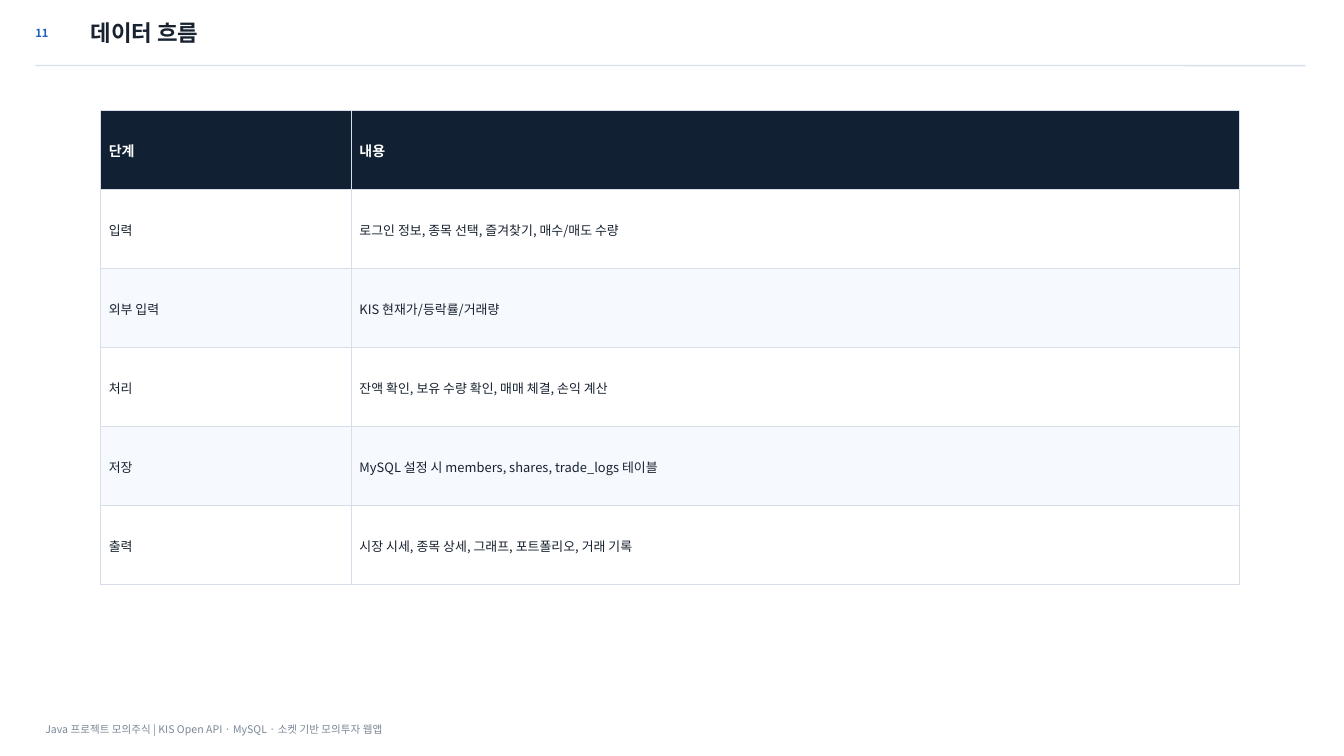
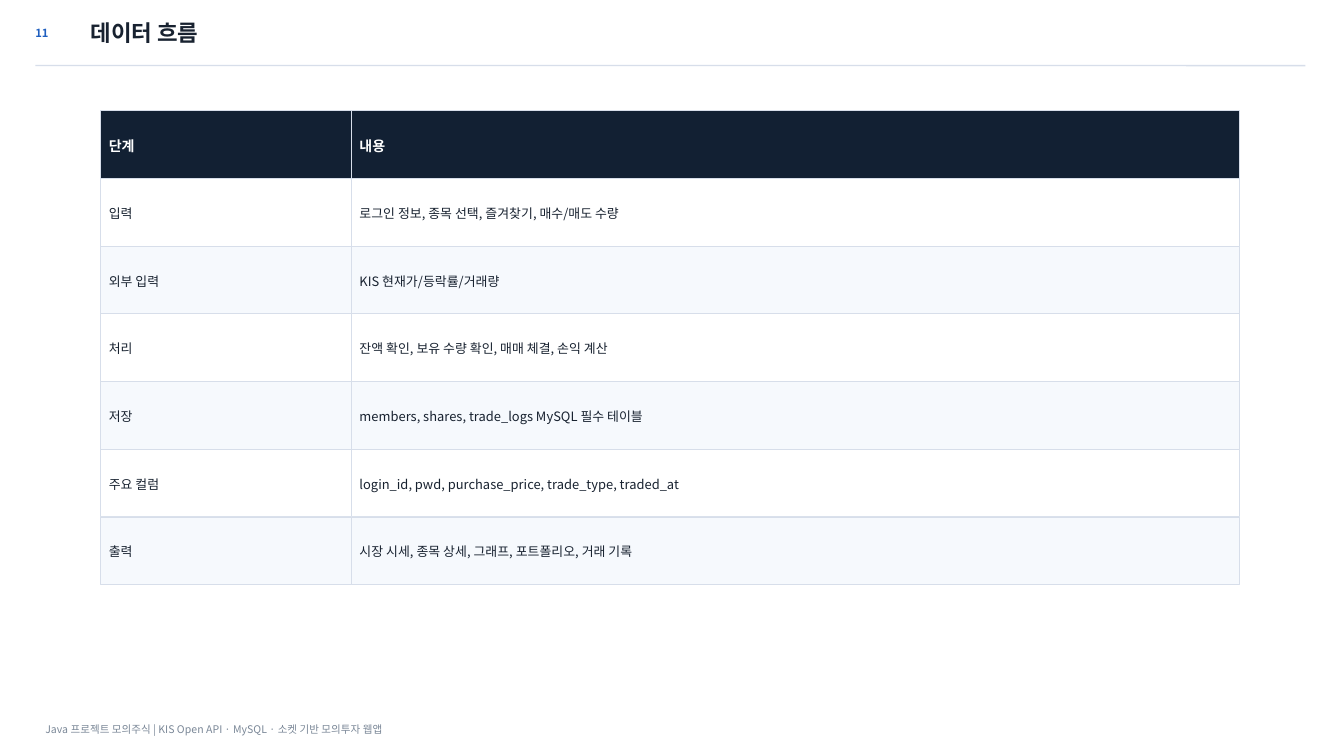
Before and after one commit to osangmin51-spec/javaproject, a slide deck: slide 11 of deliverables/Java_모의주식투자_발표자료_최종정합본.pptx. Drawn at 1344x756 pixels with LibreOffice and Linux fonts; fonts in the diff are those of the drawing. Boxes give left, top, right and bottom in pixels: in the first picture for what was removed or moved away, otherwise in the second. Text is boxed around its words. In the diff, an @@ line names an element or a change of style, - is before the commit and + after.

```diff
--- a/deliverables/Java_모의주식투자_발표자료_최종정합본.pptx
+++ b/deliverables/Java_모의주식투자_발표자료_최종정합본.pptx
@@ rectangle: place and size @@
-rectangle at (101, 111, 352, 190)
+rectangle at (101, 111, 352, 178)
@@ text "단계": place and size @@
-text "단계" at (109, 144, 135, 158)
+text "단계" at (109, 139, 135, 153)
@@ rectangle: place and size @@
-rectangle at (352, 111, 1240, 190)
+rectangle at (352, 111, 1240, 178)
@@ text "내용": place and size @@
-text "내용" at (359, 144, 385, 158)
+text "내용" at (359, 139, 385, 153)
@@ rectangle: place and size @@
-rectangle at (101, 190, 352, 268)
+rectangle at (101, 178, 352, 246)
@@ rectangle: place and size @@
-rectangle at (352, 190, 1240, 268)
+rectangle at (352, 178, 1240, 246)
@@ text "입력": place and size @@
-text "입력" at (109, 224, 133, 236)
+text "입력" at (109, 207, 133, 219)
@@ text "로그인 정보, 종목 선택, 즐겨찾기, ...": place and size @@
-text "로그인 정보, 종목 선택, 즐겨찾기, ..." at (359, 224, 619, 237)
+text "로그인 정보, 종목 선택, 즐겨찾기, ..." at (359, 207, 619, 220)
@@ rectangle: place and size @@
-rectangle at (101, 269, 352, 348)
+rectangle at (101, 246, 352, 314)
@@ text "외부 입력": place and size @@
-text "외부 입력" at (109, 303, 159, 315)
+text "외부 입력" at (109, 275, 159, 287)
@@ rectangle: place and size @@
-rectangle at (352, 269, 1240, 348)
+rectangle at (352, 246, 1240, 314)
@@ text "KIS 현재가/등락률/거래량": place and size @@
-text "KIS 현재가/등락률/거래량" at (359, 303, 499, 317)
+text "KIS 현재가/등락률/거래량" at (359, 275, 499, 289)
@@ rectangle: place and size @@
-rectangle at (101, 348, 352, 426)
+rectangle at (101, 314, 352, 381)
@@ text "처리": place and size @@
-text "처리" at (109, 382, 133, 394)
+text "처리" at (109, 342, 133, 354)
@@ rectangle: place and size @@
-rectangle at (352, 348, 1240, 426)
+rectangle at (352, 314, 1240, 381)
@@ text "잔액 확인, 보유 수량 확인, ...": place and size @@
-text "잔액 확인, 보유 수량 확인, ..." at (359, 382, 608, 395)
+text "잔액 확인, 보유 수량 확인, ..." at (359, 342, 608, 355)
@@ rectangle: place and size @@
-rectangle at (101, 426, 352, 505)
+rectangle at (101, 382, 352, 450)
@@ rectangle: place and size @@
-rectangle at (352, 426, 1240, 505)
+rectangle at (352, 382, 1240, 450)
@@ text "저장": place and size @@
-text "저장" at (109, 461, 133, 473)
+text "저장" at (109, 410, 133, 422)
@@ text at (359, 410, 643, 425): text changed @@
-MySQL 설정 시 members, shares, trade_logs 테이블
+members, shares, trade_logs MySQL 필수 테이블
@@ rectangle: place and size @@
-rectangle at (101, 506, 352, 585)
+rectangle at (101, 450, 352, 517)
@@ text added at (109, 478, 159, 490), 9.2 pt, text #182230 @@
+주요 컬럼
@@ rectangle: place and size @@
-rectangle at (352, 506, 1240, 585)
+rectangle at (352, 450, 1240, 517)
@@ text added at (359, 478, 679, 493), 9.2 pt, text #182230 @@
+login_id, pwd, purchase_price, trade_type, traded_at
@@ rectangle added at (101, 517, 352, 585), fill #F6F9FD, outline #D7DEEA 0.6 pt @@
@@ text "출력": place and size @@
-text "출력" at (109, 540, 133, 552)
+text "출력" at (109, 545, 133, 557)
@@ rectangle added at (352, 517, 1240, 585), fill #F6F9FD, outline #D7DEEA 0.6 pt @@
@@ text "시장 시세, 종목 상세, 그래프, ...": place and size @@
-text "시장 시세, 종목 상세, 그래프, ..." at (359, 540, 632, 553)
+text "시장 시세, 종목 상세, 그래프, ..." at (359, 545, 632, 558)
```
Also in this commit, not shown: 5 other slides changed, 9 other files.
